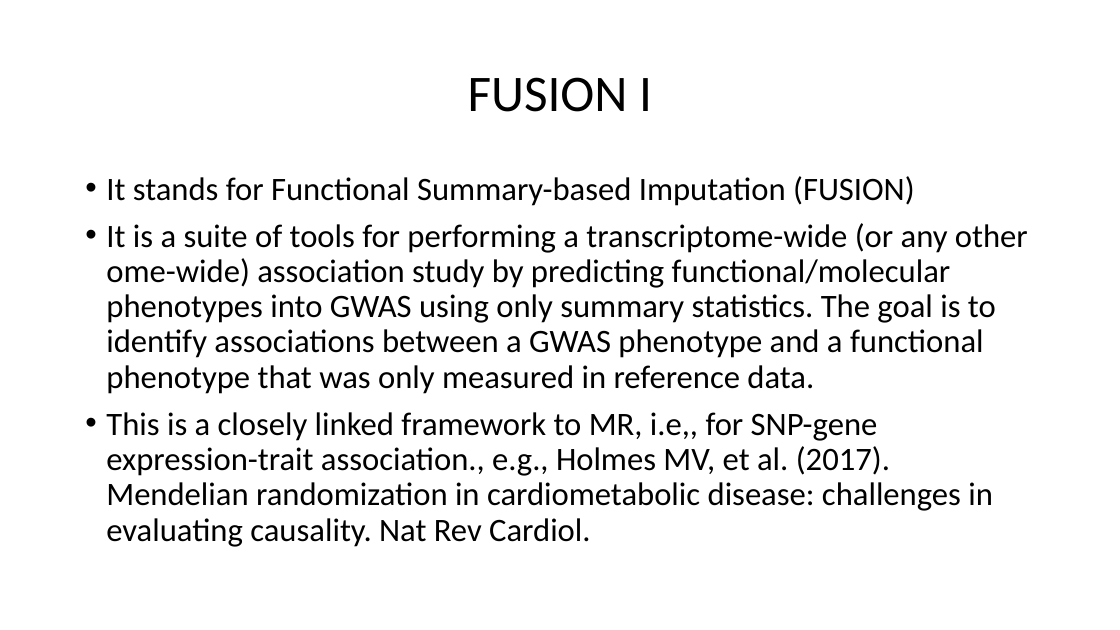
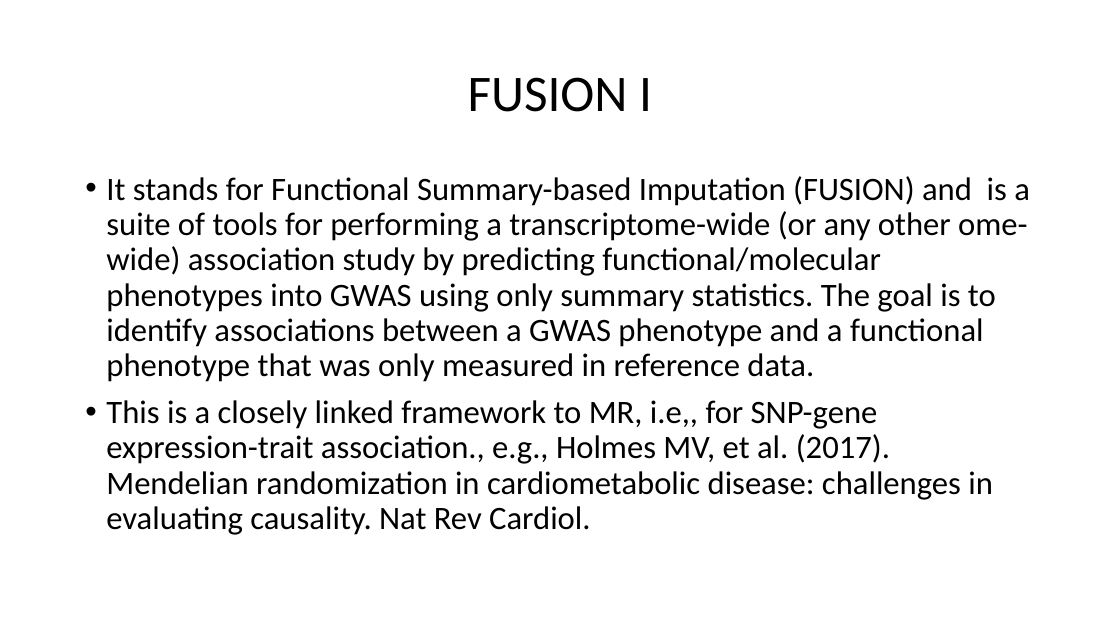
Before and after one commit to jinghuazhao/EWAS-fusion, a slide deck: slide 3 of README.pptx. Drawn at 1120x630 pixels with LibreOffice and Linux fonts; fonts in the diff are those of the drawing. Boxes give left, top, right and bottom in pixels: in the first picture for what was removed or moved away, otherwise in the second. Text is boxed around its words. In the diff, an @@ line names an element or a change of style, - is before the commit and + after.

```diff
--- a/README.pptx
+++ b/README.pptx
@@ text at (x1=106, y1=176, x2=1030, y2=382): text changed @@
-• It stands for Functional Summary-based Imputation (FUSION)
-• It is a suite of tools for performing a transcriptome-wide (or any other ome-wide) association study by predicting functional/molecular phenotypes into GWAS using only summary statistics. The goal is to identify associations between a GWAS phenotype and a functional phenotype that was only measured in reference data.
+• It stands for Functional Summary-based Imputation (FUSION) and is a suite of tools for performing a transcriptome-wide (or any other ome-wide) association study by predicting functional/molecular phenotypes into GWAS using only summary statistics. The goal is to identify associations between a GWAS phenotype and a functional phenotype that was only measured in reference data.
```
Also in this commit, not shown: 1 other slide changed, 1 slide removed.
